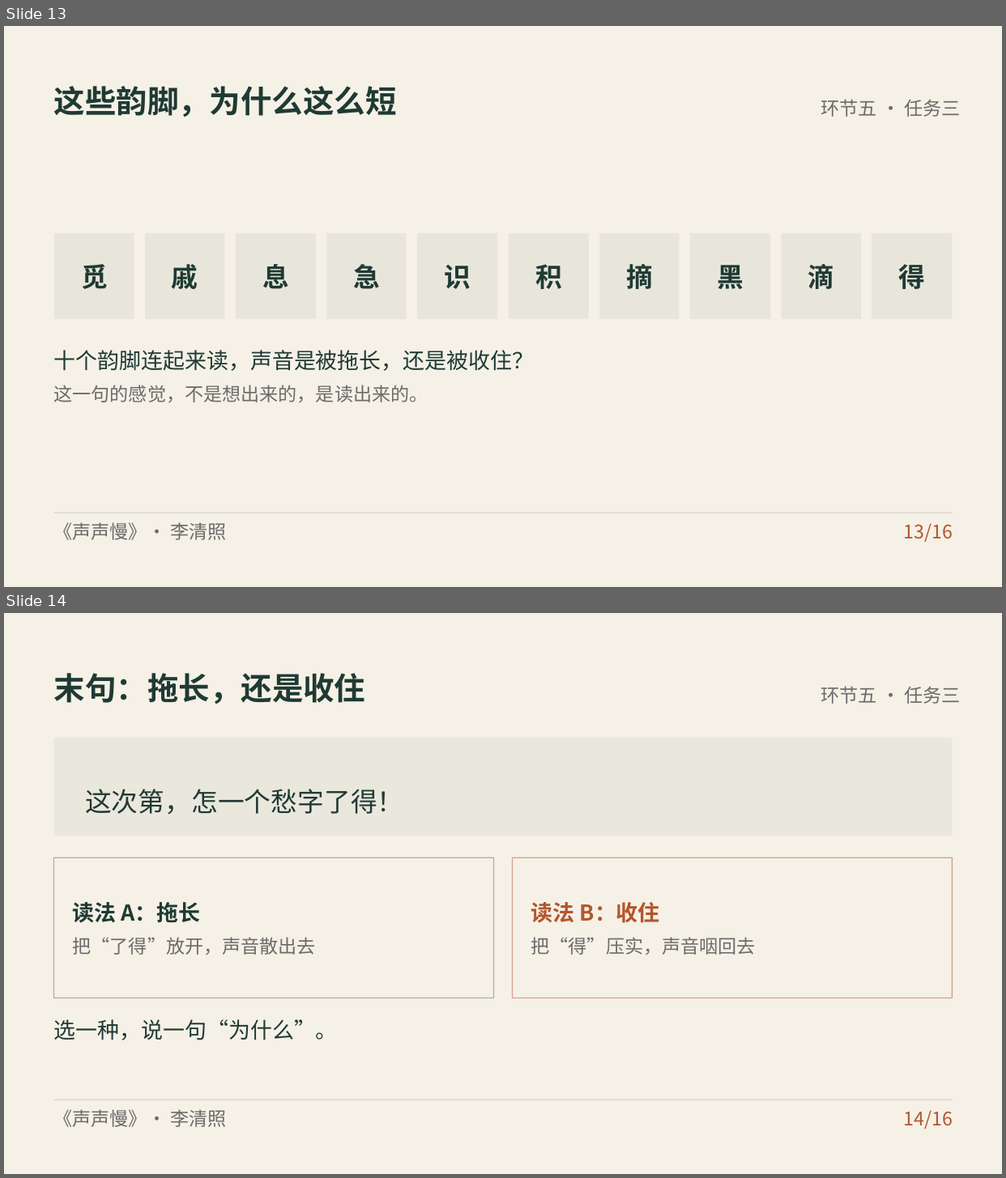
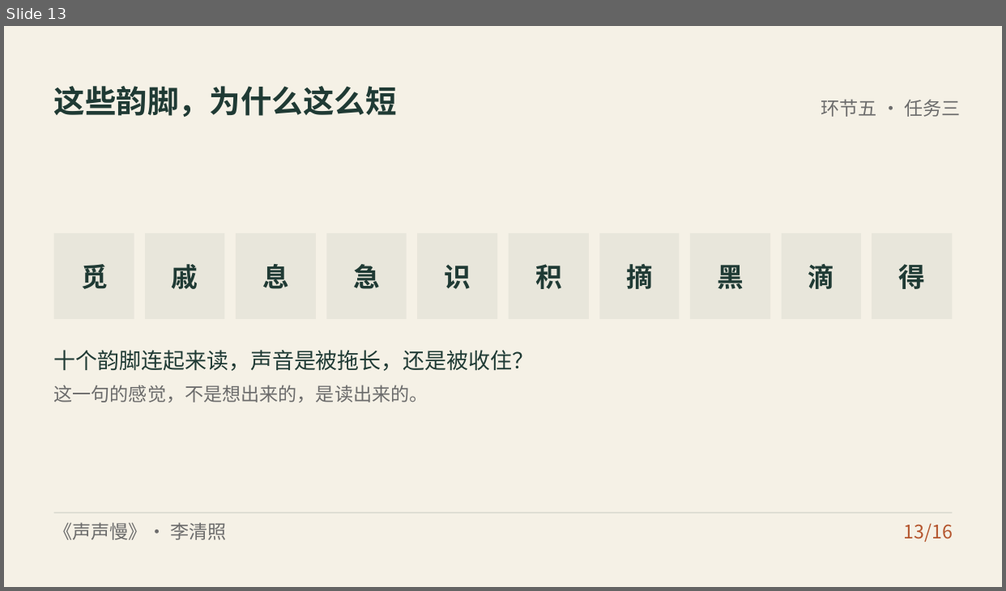
Before and after one commit to zhshy/gaozhong-yuwen-design-orchestrator, a slide deck: examples/声声慢/课件/声声慢.pptx. Shown one above the other, each under a label of ours: slides 13 and 14 before the commit, slide 13 after it. The pictures are 1006x1178 and 1006x591 pixels, drawn with LibreOffice and Linux fonts; fonts in the diff are those of the drawing. Boxes give left, top, right and bottom in pixels: in the first picture for what was removed or moved away, otherwise in the second. Text is boxed around its words. In the diff, an @@ line names an element or a change of style, - is before the commit and + after.

```diff
--- a/examples/声声慢/课件/声声慢.pptx
+++ b/examples/声声慢/课件/声声慢.pptx
@@ slide 14 removed at [4,613,1002,1174], background #FFFFFF @@
@@ rectangle removed at [4,613,1002,1174] @@
@@ text removed at [54,673,366,704] @@
-末句：拖长，还是收住
@@ text removed at [821,686,960,704] @@
-环节五 · 任务三
@@ rectangle removed at [54,738,953,836] @@
@@ text removed at [85,789,403,815] @@
-这次第，怎一个愁字了得！
@@ rectangle removed at [54,858,494,999] @@
@@ rectangle removed at [513,858,953,999] @@
@@ text removed at [73,902,201,923] @@
-读法 A：拖长
@@ text removed at [531,902,660,923] @@
-读法 B：收住
@@ text removed at [73,937,316,955] @@
-把“了得”放开，声音散出去
@@ text removed at [531,937,756,955] @@
-把“得”压实，声音咽回去
@@ text removed at [54,1020,338,1041] @@
-选一种，说一句“为什么”。
@@ freeform shape removed at [54,1100,953,1131] @@
@@ text removed at [54,1110,226,1127] @@
-《声声慢》· 李清照
@@ text removed at [904,1110,953,1129] @@
-14/16
```
Also in this commit, not shown: 13 slides changed, 2 slides added, 1 other slide removed, 26 other files.
